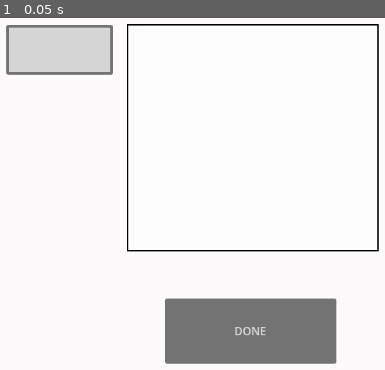
Above: before the commit, frame 1.
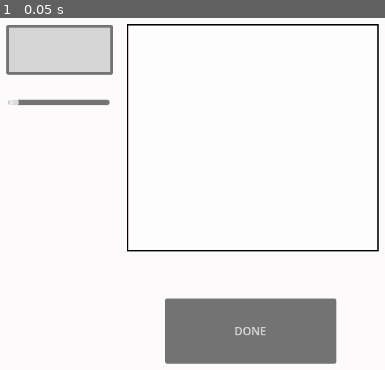
Above: after the commit, the same moment.

Repository: gracen-greenburg/Research_Milestone_Godot
Game: Godot game, scene res://scenes/Drawing_Screen.tscn
Same seed, same stepped clock (60 frames per second), same inputs: the game is played once before the commit and once after it.
Inputs:
- Up to frame 1 (0.05 s): no input

The runs differ from the first frame. In frame 1, 0.4% of the frame differs, in the area x 2-29%, y 23-25%.

Commit message:
Adding slider to change marker width

Diff:
--- a/scenes/Drawing_Screen.tscn
+++ b/scenes/Drawing_Screen.tscn
@@ -1,6 +1,6 @@
 [gd_scene format=3 uid="uid://cskntypo1reya"]
 
-[ext_resource type="Script" uid="uid://bpt4tysngq5ay" path="res://scenes/drawing_screen.gd" id="1_p7msb"]
+[ext_resource type="Script" uid="uid://bpt4tysngq5ay" path="res://scripts/drawing_screen.gd" id="1_p7msb"]
 [ext_resource type="Script" uid="uid://chhhq4n3crhv6" path="res://scripts/drawing_box.gd" id="1_rnmmr"]
 
 [sub_resource type="StyleBoxFlat" id="StyleBoxFlat_7u4rd"]
@@ -104,3 +104,10 @@
 offset_bottom = 193.0
 text = "Pick a color!"
 color = Color(0.8352941, 0.8352941, 0.8352941, 1)
+
+[node name="WidthSlider" type="HSlider" parent="." unique_id=393526116]
+offset_left = 247.0
+offset_top = 206.0
+offset_right = 393.0
+offset_bottom = 261.0
+max_value = 20.0
--- a/scripts/drawing_box.gd
+++ b/scripts/drawing_box.gd
@@ -8,8 +8,12 @@
 # ------
 var _pressed: bool = false #not being pressed yet
 var _current_line: Line2D = null
+
 # change colors through a color picker:
 var current_Color: Color = Color.BLUE
+# change size with hslider:::
+var marker_Size: float = 4.0
+
 
 func _input(event: InputEvent) -> void:
 	if event is InputEventMouseButton:
@@ -19,7 +23,7 @@
 			if _pressed:
 				_current_line = Line2D.new()
 				_current_line.default_color = current_Color #using a var instead of hard coding the blue into here
-				_current_line.width = 4
+				_current_line.width = marker_Size # var instead of hard number
 				_lines.add_child(_current_line)
 				_current_line.add_point(event.position)
 
@@ -35,6 +39,11 @@
 func set_Color(color: Color) -> void:
 	current_Color = color
 
+# Picking what size --> using Hslider
+func set_Marker_Size(size: float) -> void:
+	marker_Size = size
+	print(marker_Size)
+
 # Called every frame. 'delta' is the elapsed time since the previous frame.
 func _process(delta: float) -> void:
 	pass
--- a/scenes/drawing_screen.gd
+++ b/scripts/drawing_screen.gd
@@ -1,11 +1,17 @@
 extends Node2D
 
 ### CONNECTING THE DRAWING BOX TO THE COLOR PICKER
+## AND THE SLIDER
 @onready var drawing_box = $drawingBox
 @onready var color_picker = $ColorPickerButton
+@onready var size_Slider = $WidthSlider
 
 func _ready() -> void:
 	color_picker.color_changed.connect(_on_color_changed)
+	size_Slider.value_changed.connect(_on_size_changed)
 
 func _on_color_changed(color: Color) -> void:
 	drawing_box.set_Color(color) # sets the color for the next line
+
+func _on_size_changed(value: float) -> void:
+	drawing_box.set_Marker_Size(value)
Binary file changed: output/img.png
Renamed: scenes/drawing_screen.gd.uid -> scripts/drawing_screen.gd.uid
